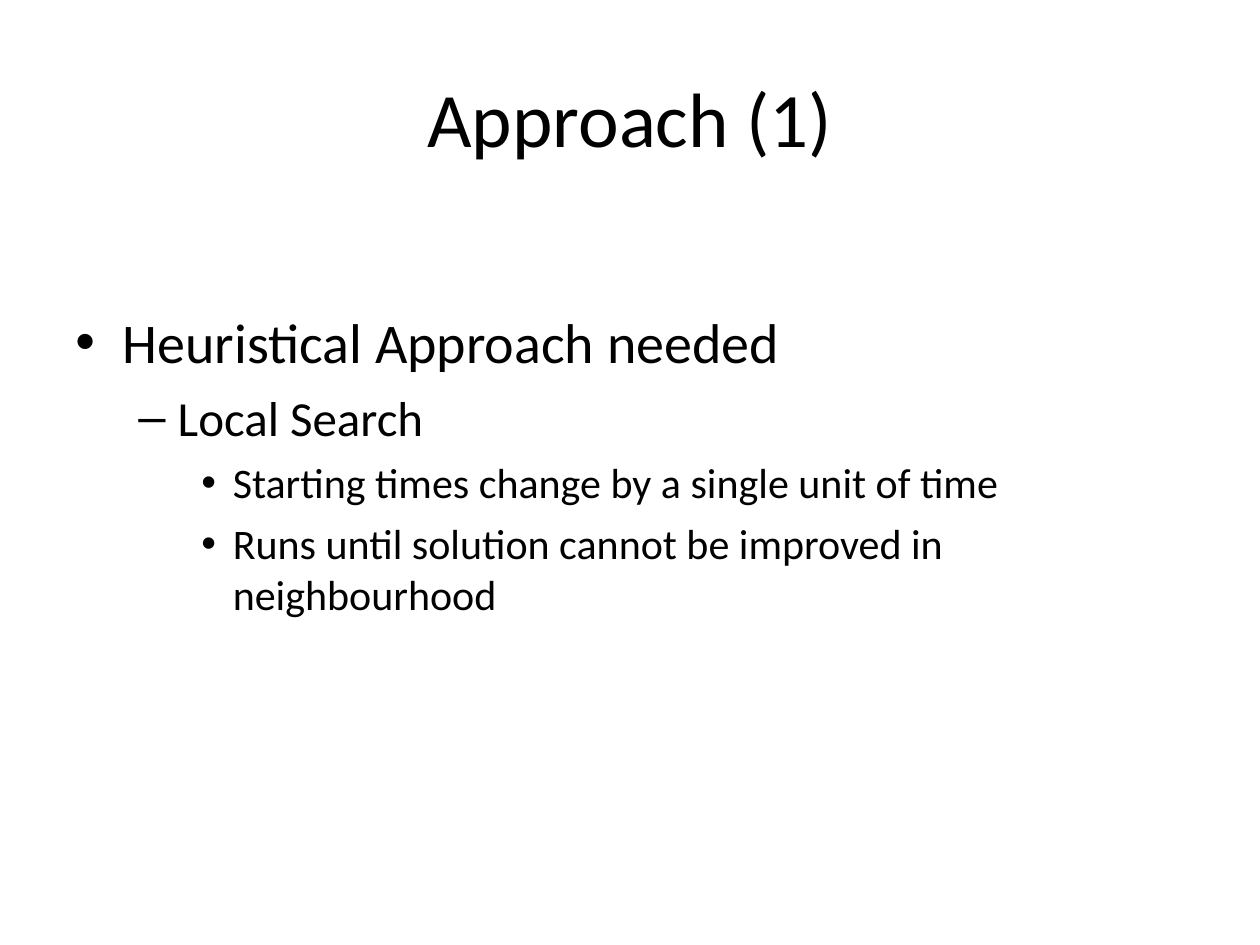
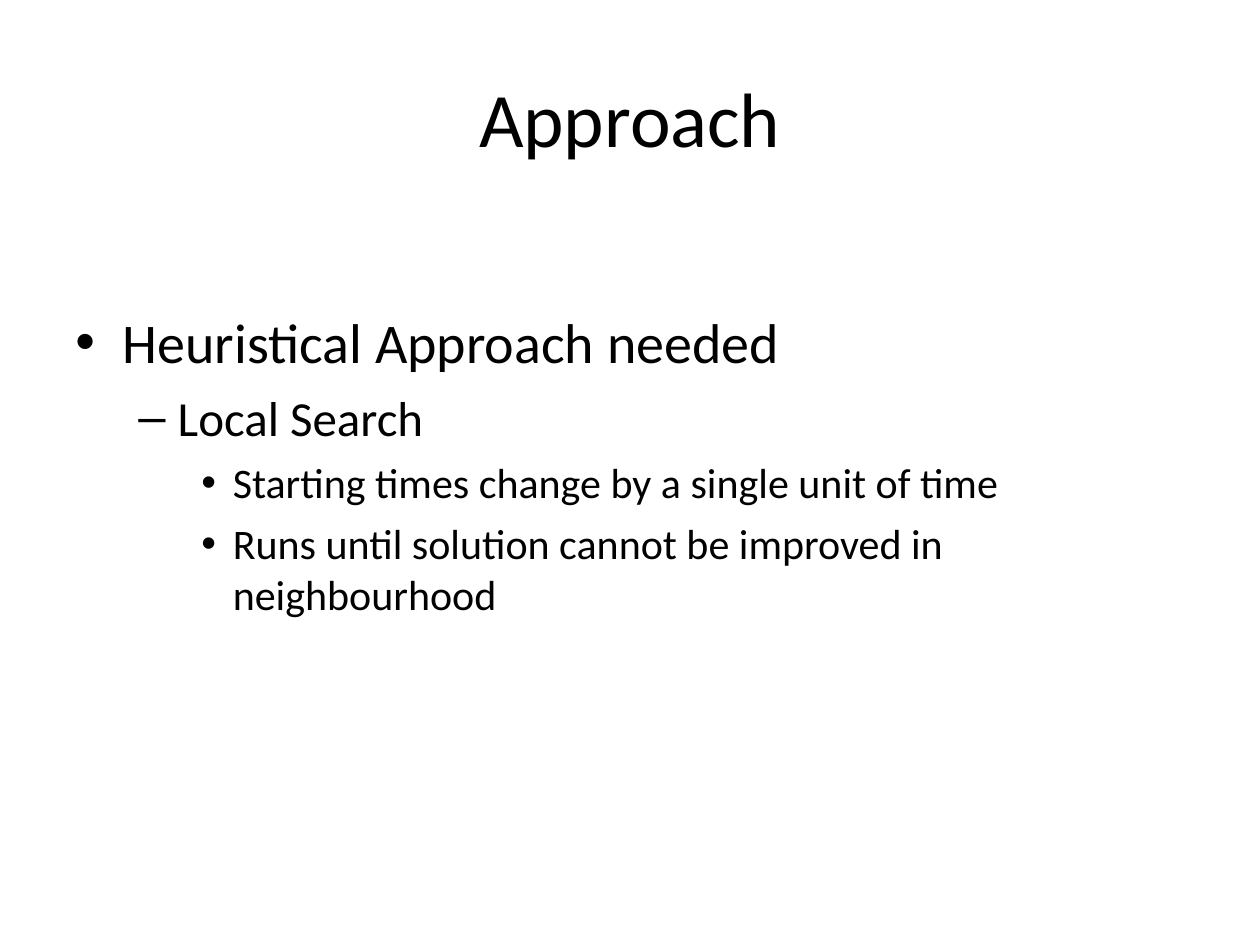
Before and after one commit to Saight/fms, a slide deck: slide 6 of Local Search Algorithms for Scheduling Vehicles in Cyclic.ppt. Drawn at 1260x945 pixels with LibreOffice and Linux fonts; fonts in the diff are those of the drawing. Boxes give left, top, right and bottom in pixels: in the first picture for what was removed or moved away, otherwise in the second. Text is boxed around its words. In the diff, an @@ line names an element or a change of style, - is before the commit and + after.

```diff
--- a/Local Search Algorithms for Scheduling Vehicles in Cyclic.ppt
+++ b/Local Search Algorithms for Scheduling Vehicles in Cyclic.ppt
@@ title at [479,93,780,160]: text changed @@
-Approach (1)
+Approach
```
Also in this commit, not shown: 5 other slides changed, 2 slides added.
